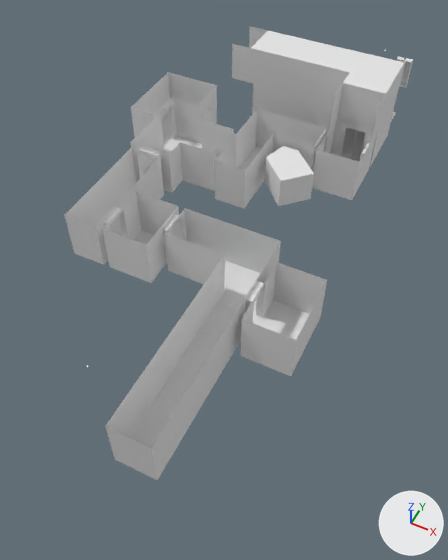
What one commit did to the COLLADA model assets/gen2.dae.
Camera for both pictures: a 50 mm lens placed at (11.3, -26.1, 19.0), pointed at (3.3, -10.2, -0.9). Lighting does not change. The marker at lower right points along +X, +Y and +Z. Materials are left out; every surface is plain grey. Where no turn or scale is listed for an object, it has been applied to the vertices. Vertices at the same position are counted once.

In view in the first picture: 'Chris', 'box_locker.002', 'convex', 'corrugation_2.007', 'corrugation_2.009', 'door_1', 'group_12', 'group_14', 'group_17', 'group_18', 'group_19', 'group_20', 'group_21', 'group_22', 'group_6'.
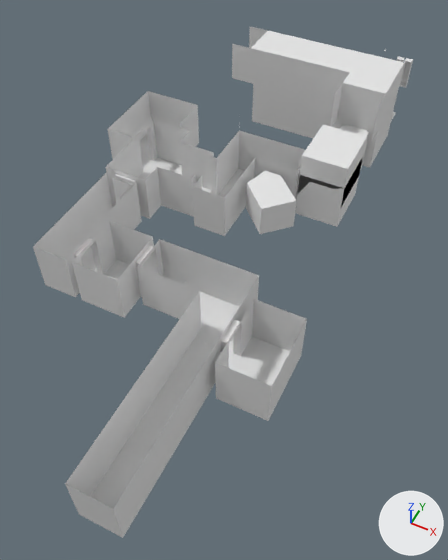
The change, as a diff of the scene's bpy script:
```diff
--- a/assets/gen2.dae.py
+++ b/assets/gen2.dae.py
@@ me_group_6 @@
 # used by ob_group_6; location = (0.0, -5.15, -0.05)
-me_group_6.from_pydata(...)  # 34 vertices, 55 faces; spans x 0.0..6.8, y 3.75..7.15, z 0.05..2.25
+me_group_6.from_pydata(...)  # 56 vertices, 101 faces; spans x 0.0..6.8, y 3.75..7.15, z 0.05..2.25
+# me_group_6 part 1: 2 vertices moved from x 5.8, y 6.97, z 0.05..2.05 to x 5.8, y 6.96, z 0.05..2.05; 6 vertices removed from x 4.78..5.82, y 6.95..6.97, z 0.05..2.07; 12 vertices added at x 4.79..5.81, y 6.95..6.96, z 0.05..2.06
+# me_group_6 part 2: 16 vertices added at x 5.29..6.31, y 3.75..3.95, z 0.05..2.06
@@ me_group_12 @@
 # used by ob_group_12; location = (5.3, -4.4, 0.0)
-me_group_12.from_pydata(...)  # 20 vertices, 30 faces; spans x -0.7..1.5, y 0.5..3.0, z 0.0..2.2
+me_group_12.from_pydata(...)  # 79 vertices, 142 faces; spans x -0.7..1.5, y 0.47..5.0, z 0.0..3.2
+# me_group_12 part 3: 59 vertices added at x -0.7..1.5, y 0.47..5.0, z 0.0..3.2
@@ me_rectlight_rlcarnagevert_x @@
+me_rectlight_rlcarnagevert_x.from_pydata([(-0.03, 0.0, 0.9), (0.03, 0.0, -0.9), (-0.03, 0.0, -0.9), (0.03, 0.0, 0.9)], [], [(0, 1, 2), (1, 0, 3)])
@@ ob_door_1 @@
-ob_door_1 = bpy.data.objects.new('door_1', me_door_1)
-ob_door_1.location = (4.67, -3.4, 0.0)
@@ ob_box_locker_002 @@
-ob_box_locker_002 = bpy.data.objects.new('box_locker.002', me_box_locker_002)
+ob_box_locker_002 = bpy.data.objects.new('box_locker.002', None)
 ob_box_locker_002.parent = ob_sketchup
-ob_box_locker_002.location = (6.493, -2.392, 0.0)
+ob_box_locker_002.location = (6.458, -0.86, 0.0)
@@ ob_group_12 @@
 ob_group_12 = bpy.data.objects.new('group_12', me_group_12)
-ob_group_12.location = (5.3, -4.4, 0.0)
+ob_group_12.location = (5.3, -6.4, 0.0)
@@ ob_group_17 @@
 ob_group_17 = bpy.data.objects.new('group_17', me_group_17)
-ob_group_17.location = (0.6, -3.9, 0.0)
+ob_group_17.location = (0.6, -5.9, 0.0)
@@ ob_group_18 @@
 ob_group_18 = bpy.data.objects.new('group_18', me_group_18)
-ob_group_18.location = (-2.9, -6.65, 0.0)
+ob_group_18.location = (-2.9, -8.65, 0.0)
@@ ob_group_19 @@
 ob_group_19 = bpy.data.objects.new('group_19', me_group_19)
-ob_group_19.location = (-2.9, -10.45, 0.0)
+ob_group_19.location = (-2.9, -12.45, 0.0)
@@ ob_group_20 @@
 ob_group_20 = bpy.data.objects.new('group_20', me_group_20)
-ob_group_20.location = (-0.85, -12.45, 0.0)
+ob_group_20.location = (-0.85, -14.45, 0.0)
@@ ob_group_21 @@
 ob_group_21 = bpy.data.objects.new('group_21', me_group_21)
-ob_group_21.location = (1.45, -11.75, 0.0)
+ob_group_21.location = (1.45, -13.75, 0.0)
@@ ob_light_plsconce_002 @@
 ob_light_plsconce_002 = bpy.data.objects.new('light_plsconce.002', me_light_plsconce_002)
-ob_light_plsconce_002.location = (2.97, -10.81, 1.3)
+ob_light_plsconce_002.location = (2.97, -12.81, 1.3)
@@ ob_convex @@
 ob_convex = bpy.data.objects.new('convex', me_convex)
-ob_convex.location = (2.89, -6.36, 0.52)
+ob_convex.location = (2.89, -8.36, 0.52)
@@ ob_group_22 @@
 ob_group_22 = bpy.data.objects.new('group_22', me_group_22)
-ob_group_22.location = (5.95, -15.55, 0.0)
+ob_group_22.location = (5.95, -17.55, 0.0)
@@ ob_chris @@
 ob_chris.parent = ob_sketchup
-ob_chris.location = (5.879, -1.23, 0.0)
-ob_chris.rotation_euler = (0.0, 0.0, 2.036)  # degrees (0, 0, 117)
-ob_chris.scale = (1.0, 1.0, 1.09)
+ob_chris.location = (0.248, -2.294, 0.0)
+ob_chris.rotation_euler = (0.0, 0.0, 2.016)  # degrees (0, 0, 116)
@@ ob_rectlight_rlcarnagevert_x @@
+ob_rectlight_rlcarnagevert_x = bpy.data.objects.new('rectlight_rlcarnagevert_x', me_rectlight_rlcarnagevert_x)
+ob_rectlight_rlcarnagevert_x.location = (5.8, -5.9, 0.9)
```

Pixel boxes [x1, y1, x2, y2] of what changed, in the pictures (448 x 560 px; the box of a moved part takes in the faces that stretch with it):
'group_21', moved: before [105, 208, 281, 480]; after [65, 239, 259, 538]
'group_17', moved: before [180, 109, 326, 208]; after [157, 131, 305, 236]
'group_22', moved: before [241, 262, 327, 376]; after [215, 299, 307, 421]
'group_18', moved: before [130, 72, 217, 193]; after [106, 91, 199, 219]
'group_19', moved: before [65, 147, 164, 265]; after [33, 172, 142, 297]
'group_20', moved: before [102, 192, 183, 283]; after [72, 221, 159, 318]
'group_12', reshaped, moved (14% wider, 30% taller): before [312, 121, 377, 200]; after [295, 124, 369, 227]
'convex', moved: before [264, 146, 314, 206]; after [246, 171, 296, 234]
'Chris', moved, turned, rescaled (not visible afterwards): before [352, 130, 358, 160]
'door_1', deleted: before [317, 135, 326, 151]
'rectlight_rlcarnagevert_x', added: after [315, 189, 321, 220]
'box_locker.002', no longer drawn: before [360, 149, 367, 160]
part 1 of me_group_6, moved or reshaped (not visible afterwards): before [343, 127, 365, 162]
part 2 of me_group_6, added: after [336, 118, 378, 167]
part 3 of me_group_12, added: after [295, 124, 369, 227]
